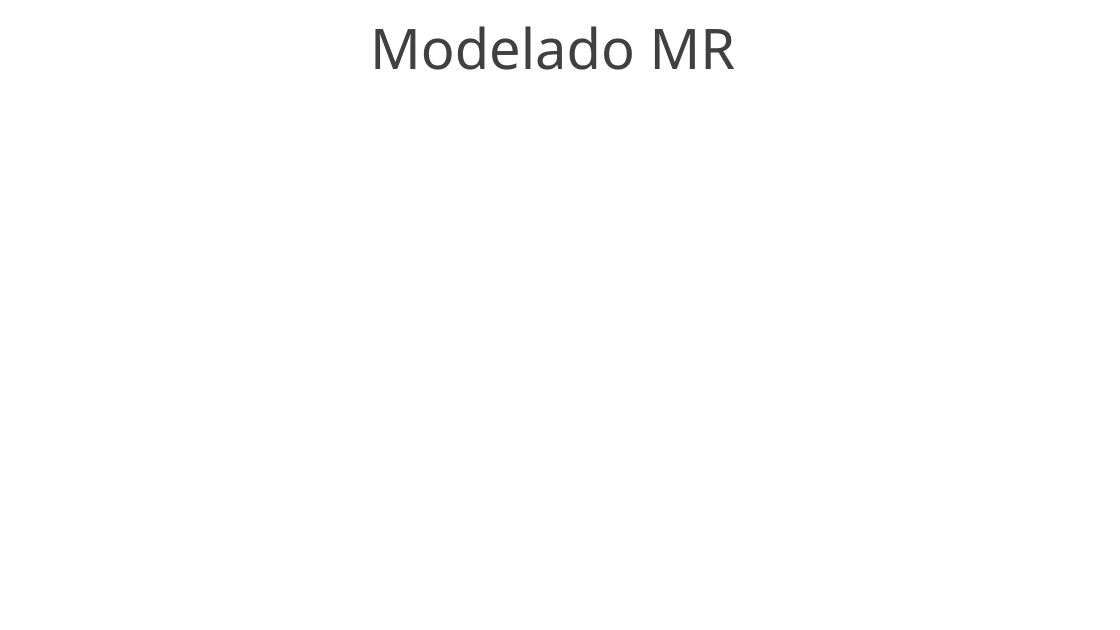
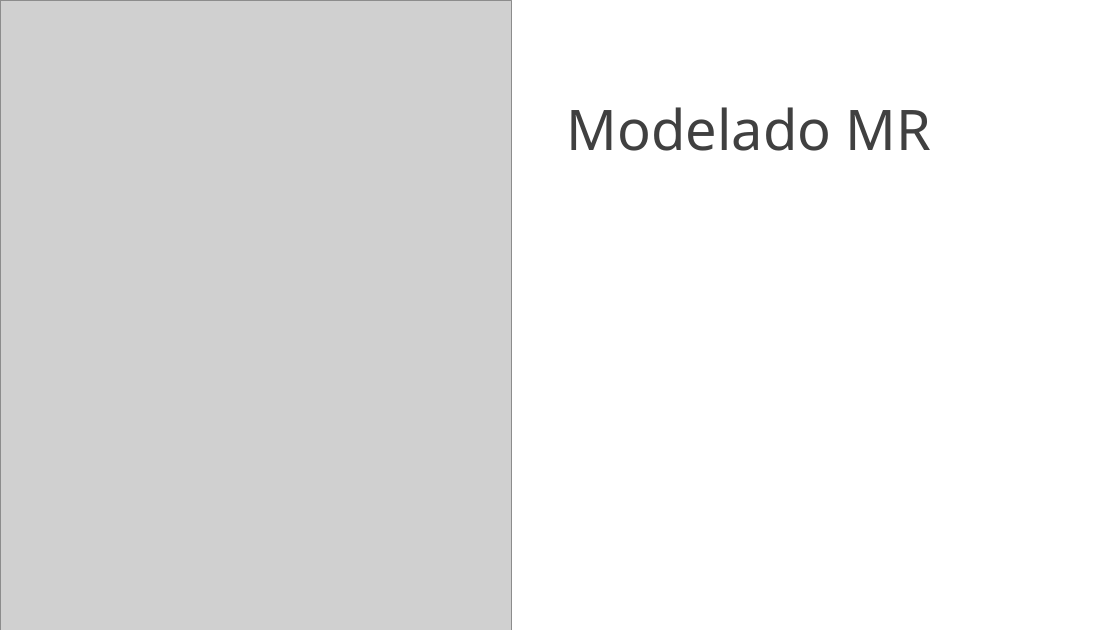
Before and after one commit to yeseniaquejada/SERVICE_MARKET, a slide deck: slide 28 of PROYECTO FORMATIVO.pptx. Drawn at 1120x630 pixels with LibreOffice and Linux fonts; fonts in the diff are those of the drawing; grey boxes stand for pictures; background and template pictures are left out. Boxes give left, top, right and bottom in pixels: in the first picture for what was removed or moved away, otherwise in the second. Text is boxed around its words. In the diff, an @@ line names an element or a change of style, - is before the commit and + after.

```diff
--- a/PROYECTO FORMATIVO.pptx
+++ b/PROYECTO FORMATIVO.pptx
@@ picture added at (0,0,511,630) @@
@@ text "Modelado MR": place and size @@
-text "Modelado MR" at (370,26,736,70)
+text "Modelado MR" at (567,107,932,151)
```
Also in this commit, not shown: 2 other files.
